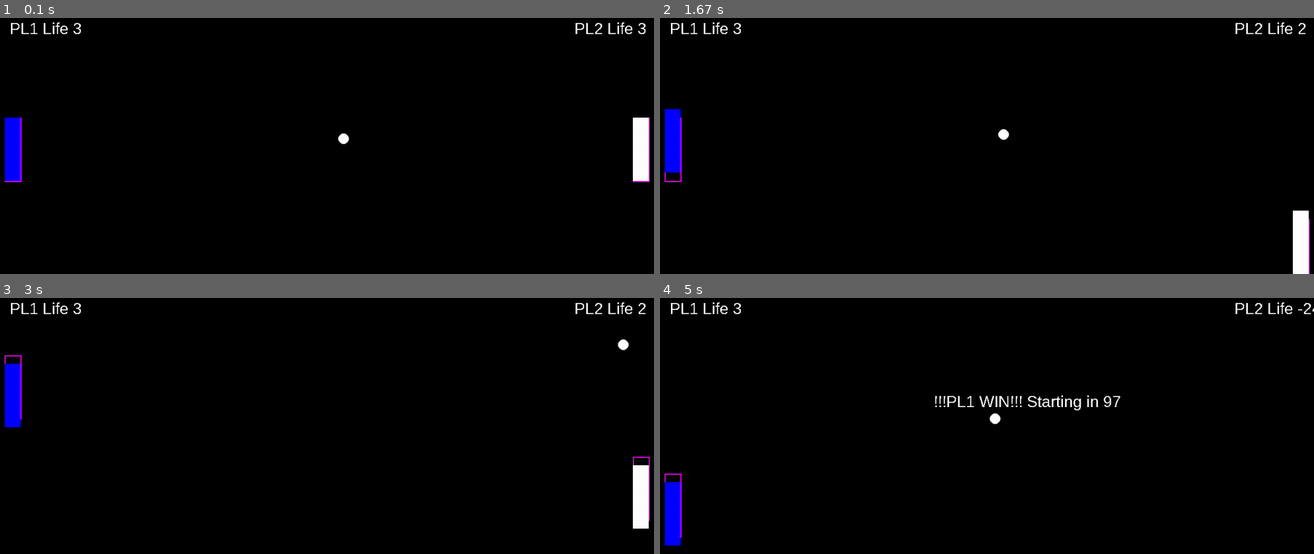
Above: before the commit, frames 1-4 (two rows, left to right).
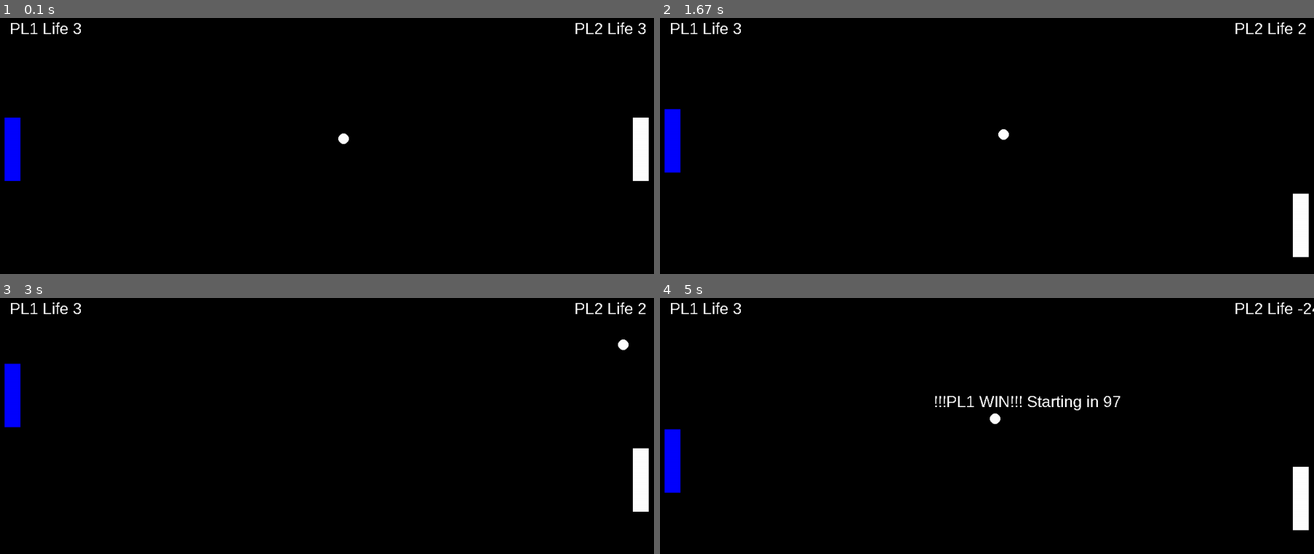
Above: after the commit, the same moments.

Repository: MarkinHaus/PyGameMH
Game: pygame game, started from pong.py
The game is run twice, just before and just after one commit, with the same random seed, the same clock (stepped at 60 frames per second) and the same inputs.
Inputs (mouse positions are in pixels of both pictures, inside the frame that each line leads up to):
- Up to frame 1 (0.1 s): no input
- Up to frame 2 (1.67 s): hold Down 0.33-0.8 s; move the mouse to (973, 171) at 0.37 s; hold Up 0.83-1.2 s; hold W 0.83-1.2 s; move the mouse to (1072, 64) at 0.87 s; hold Down 1.23-1.6 s; hold S 1.23-1.6 s; move the mouse to (875, 202) at 1.27 s; hold Up from 1.63 s (still down); hold W from 1.63 s (still down)
- Up to frame 3 (3 s): move the mouse to (353, 451) at 1.67 s; release Up at 1.93 s; release W at 1.93 s; hold Down 1.97-2.27 s; hold S 1.97-2.27 s; move the mouse to (156, 502) at 2 s; hold Up 2.3-2.67 s; hold W 2.3-2.67 s; move the mouse to (111, 456) at 2.33 s; hold Down from 2.7 s (still down); hold S from 2.7 s (still down); move the mouse to (497, 318) at 2.73 s
- Up to frame 4 (5 s): release Down at 3.07 s; release S at 3.07 s; hold Up 3.1-3.4 s; hold W 3.1-3.4 s; move the mouse to (993, 333) at 3.13 s; hold Down 3.43-3.73 s; hold S 3.43-3.73 s; move the mouse to (790, 402) at 3.47 s; hold Up 3.77-4.13 s; hold W 3.77-4.13 s; move the mouse to (1045, 349) at 3.8 s; hold Down 4.17-4.53 s; hold S 4.17-4.53 s; move the mouse to (823, 482) at 4.2 s

The runs differ from the first frame. In frame 1, 0.2% of the frame differs, in the area x 0-100%, y 38-65%; in frame 2, 0.5%; in frame 3, 0.5%; in frame 4, 1.7%, in the area x 0-100%, y 51-97%.

Commit message:
demo v1.06

Diff:
--- a/pong.py
+++ b/pong.py
@@ -102,13 +102,14 @@
             sprite1.my *= -1
 
         if Physics.border_bottom_collision(sprite1, screen):
-            sprite1.my *= 1
+            print("IN")
+            sprite1.my *= -1
 
         if Physics.border_top_collision(sprite2):
             sprite2.my *= -1
 
         if Physics.border_bottom_collision(sprite2, screen):
-            sprite2.my *= 1
+            sprite2.my *= -1
 
         if Physics.border_top_collision(sprite3):
             sprite3.my *= -1
@@ -164,6 +165,8 @@
             sprite3.set_color(random.choice(["red", "blue", "yellow", "purple", "azul", "white"]))
 
         if life_pl1 <= 0:
+            sprite1.my *= -0.25
+            sprite2.my *= -0.25
             text.show(f"!!!PL2 WIN!!! Starting in {abs(int(-life_pl1 * 100 / 250))}",
                       (screen.width / 2 - 100, screen.height / 2 - 50), (255, 255, 255))
             sprite3.x = screen.width / 2
@@ -178,6 +181,8 @@
                 sprite3.fy(random.randint(-2, 2))
 
         if life_pl2 <= 0:
+            sprite1.my *= -0.25
+            sprite2.my *= -0.25
             text.show(f"!!!PL1 WIN!!! Starting in {abs(int(-life_pl2 * 100 / 250))}",
                       (screen.width / 2 - 100, screen.height / 2 - 50), (255, 255, 255))
             sprite3.x = screen.width / 2
--- a/util/MGameM.py
+++ b/util/MGameM.py
@@ -75,10 +75,10 @@
         self.rect = pygame.Rect((self.x, self.y, self.width, self.height))
         # self.rect.move_ip(int(self.x), int(self.y))
 
-    def fx(self, x: int):
+    def fx(self, x: float):
         self.mx = x
 
-    def fy(self, y: int):
+    def fy(self, y: float):
         self.my = y
 
     def add_col_sprite(self, sprite, point: list):
@@ -153,8 +153,8 @@
                     # compute_dist
                     g = list(map(lambda x: sqrt((self.x - x[0]) ** 2 +
                                                 (self.y - x[1]) ** 2), outline_rect))
-                    for p in outline_rect:
-                        pygame.draw.rect(self.screen.surface, (255, 0, 255), (p[0], p[1], 2, 2))
+                    # for p in outline_rect:
+                    #     pygame.draw.rect(self.screen.surface, (255, 0, 255), (p[0], p[1], 2, 2))
 
                     if min(g) <= self.radius:
                         self.add_col_sprite(sprite, outline_rect[g.index(min(g))])
